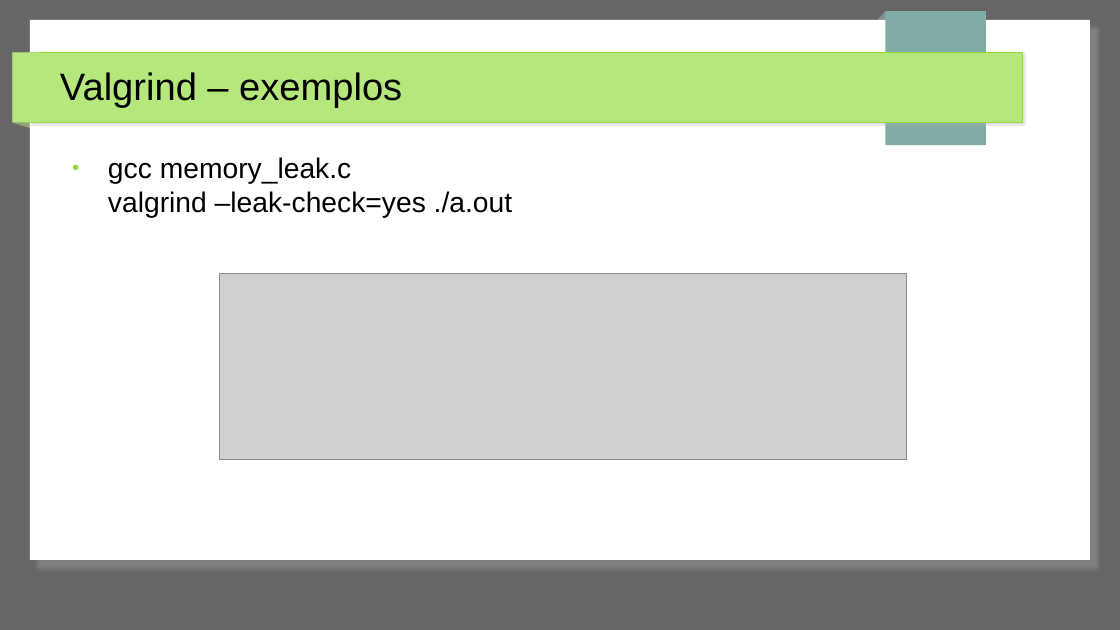
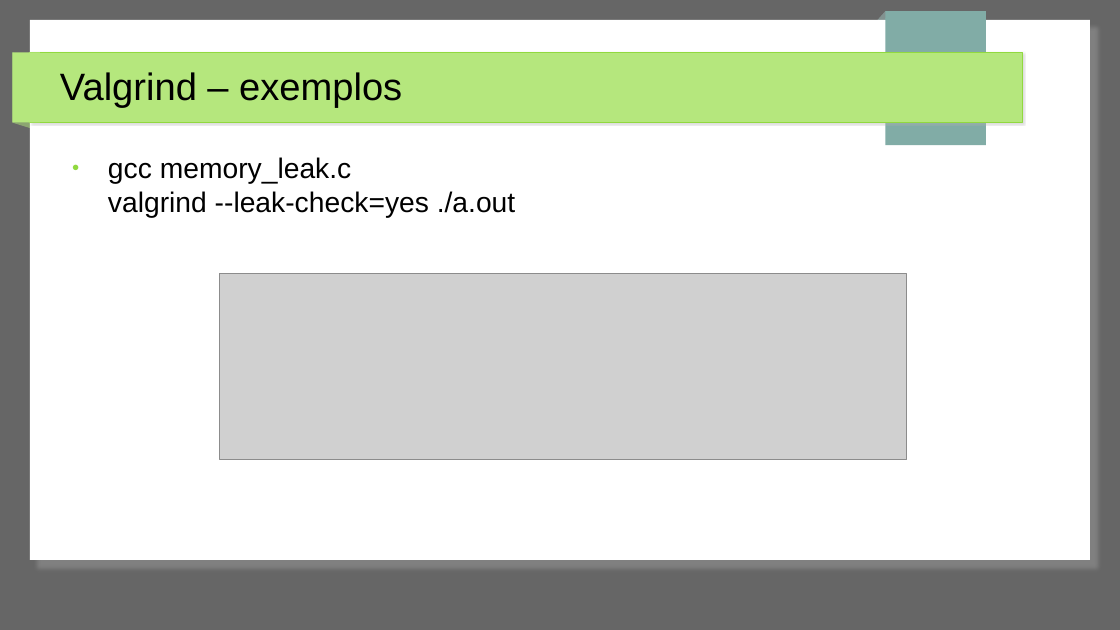
Before and after one commit to jpantonow/SB-T1-ANALISADORES, a slide deck: slide 27 of Slides.odp. Drawn at 1120x630 pixels with LibreOffice and Linux fonts; fonts in the diff are those of the drawing; grey boxes stand for pictures. Boxes give left, top, right and bottom in pixels: in the first picture for what was removed or moved away, otherwise in the second. Text is boxed around its words. In the diff, an @@ line names an element or a change of style, - is before the commit and + after.

Commit message:
typo de novo

```diff
--- a/Slides.odp
+++ b/Slides.odp
@@ text at [108,157,515,218]: text changed @@
-● gcc memory_leak.c
-  valgrind –leak-check=yes ./a.out
+● gcc memory_leak.c
+  valgrind --leak-check=yes ./a.out
```
Also in this commit, not shown: 2 other slides changed.
